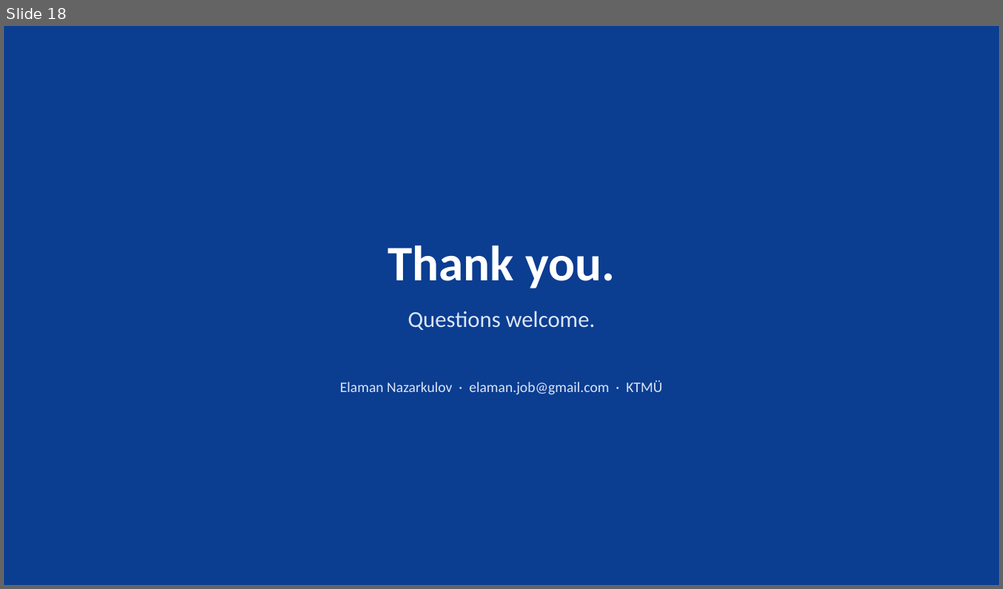
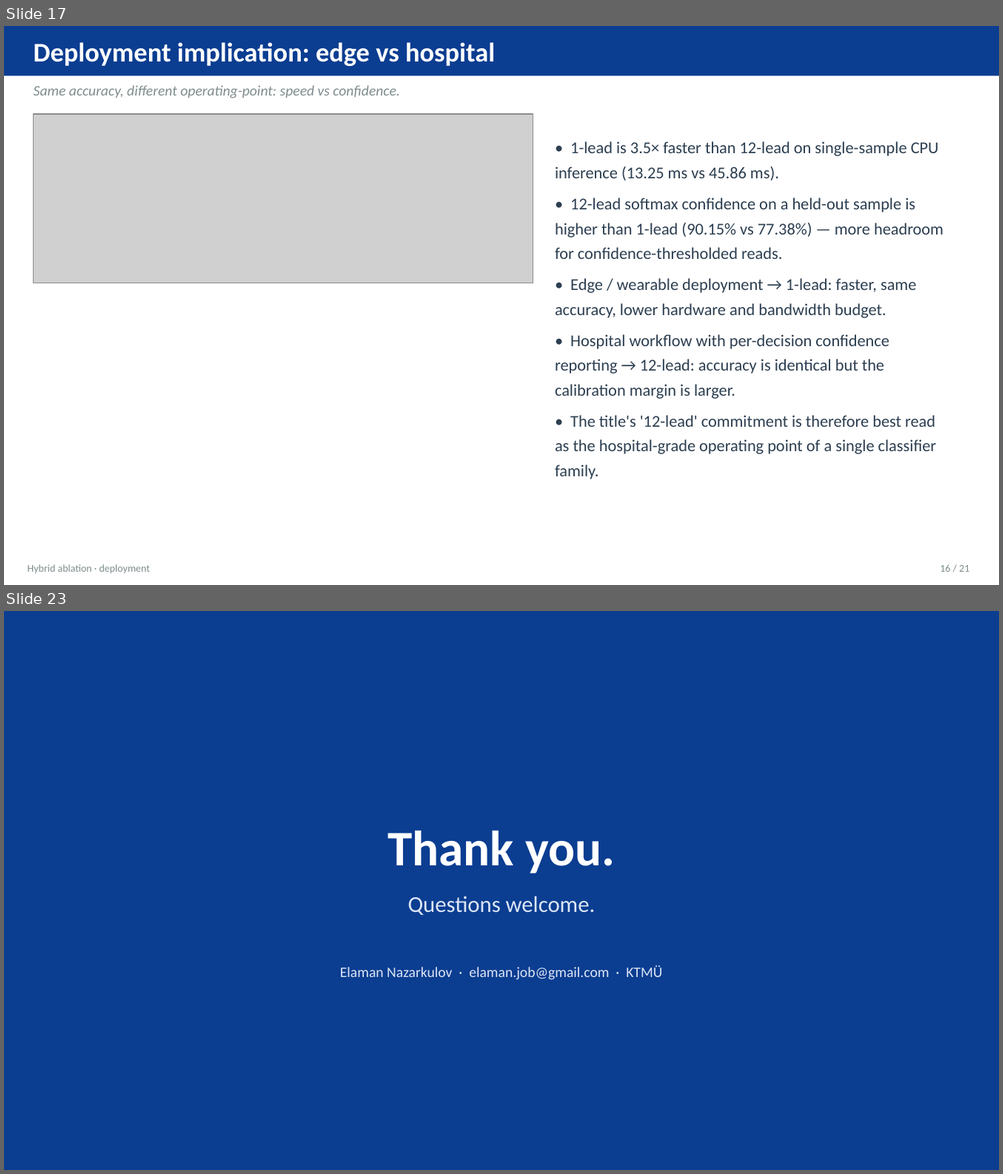
Before and after one commit to physcom/ecg-paper, a slide deck: EKG_Conference_Presentation.pptx. Shown one above the other, each under a label of ours: slide 18 before the commit, slides 17 and 23 after it; the slides between them are not shown. The pictures are 1003x589 and 1003x1174 pixels, drawn with LibreOffice and Linux fonts; fonts in the diff are those of the drawing; grey boxes stand for pictures. Boxes give left, top, right and bottom in pixels: in the first picture for what was removed or moved away, otherwise in the second. Text is boxed around its words. In the diff, an @@ line names an element or a change of style, - is before the commit and + after.

```diff
--- a/EKG_Conference_Presentation.pptx
+++ b/EKG_Conference_Presentation.pptx
@@ slide 17 added at (4,26,999,585), background #FFFFFF @@
@@ rectangle added at (4,26,999,76), fill #0B3D91 @@
@@ text added at (34,42,495,66), 26 pt, text #FFFFFF, bold @@
+Deployment implication: edge vs hospital
@@ text added at (34,85,399,99), 14 pt, text #7F8C8D, italic @@
+Same accuracy, different operating-point: speed vs confidence.
@@ picture added at (33,114,532,284) @@
@@ text added at (555,141,943,480), 16 pt, text #2C3E50 @@
+• 1-lead is 3.5× faster than 12-lead on single-sample CPU inference (13.25 ms vs 45.86 ms).
+• 12-lead softmax confidence on a held-out sample is higher than 1-lead (90.15% vs 77.38%) — more headroom for confidence-thresholded reads.
+• Edge / wearable deployment → 1-lead: faster, same accuracy, lower hardware and bandwidth budget.
+• Hospital workflow with per-decision confidence reporting → 12-lead: accuracy is identical but the calibration margin is larger.
+• The title's '12-lead' commitment is therefore best read as the hospital-grade operating point of a single classifier family.
@@ text added at (28,565,150,574), 10 pt, text #7F8C8D @@
+Hybrid ablation · deployment
@@ text added at (939,565,969,572), 10 pt, text #7F8C8D @@
+16 / 21
@@ what was slide 18 is now slide 23 @@
```
Also in this commit, not shown: 16 slides changed, 4 other slides added, 24 other files.
